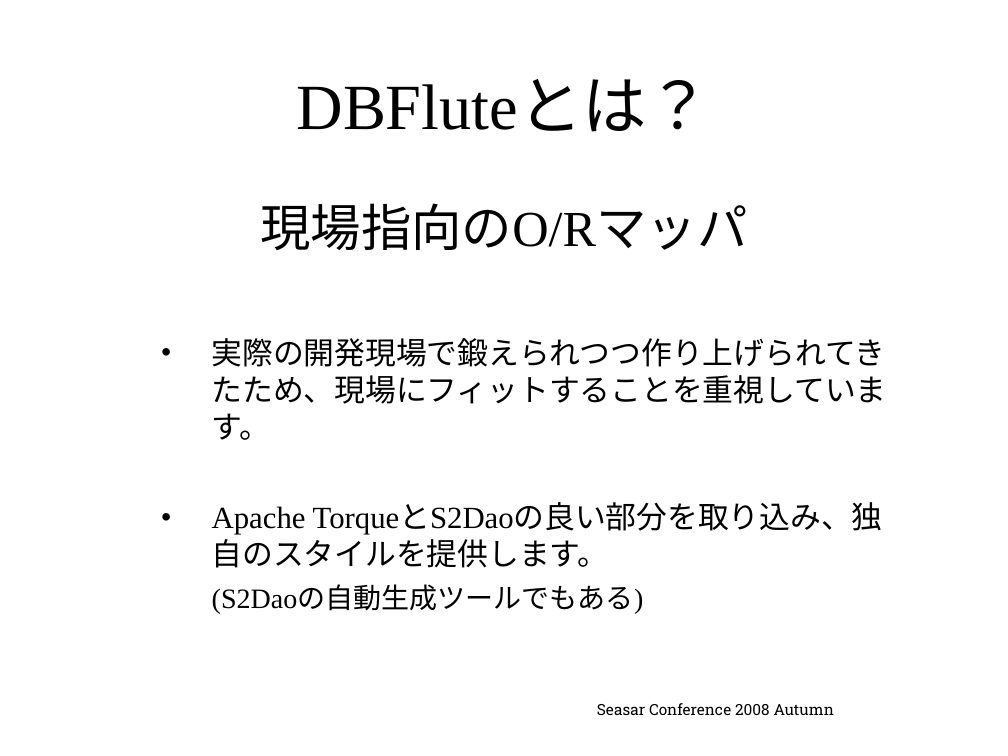
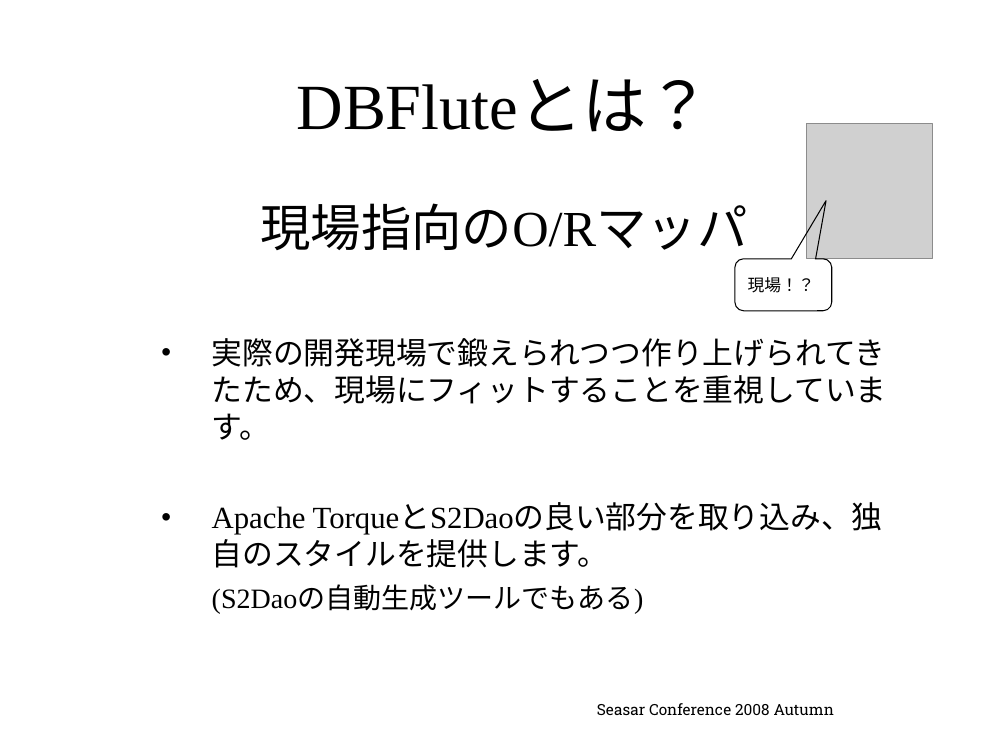
Before and after one commit to seasarorg/dbflute, a slide deck: slide 2 of dbflute/etc/doc/ref/session/resource/GenbaSolution2-sc2008autumn-dbflute.pptx. Drawn at 1008x756 pixels with LibreOffice and Linux fonts; fonts in the diff are those of the drawing; grey boxes stand for pictures; background and template pictures are left out. Boxes give left, top, right and bottom in pixels: in the first picture for what was removed or moved away, otherwise in the second. Text is boxed around its words. In the diff, an @@ line names an element or a change of style, - is before the commit and + after.

Commit message:
Release DBFlute-0.7.9

```diff
--- a/dbflute/etc/doc/ref/session/resource/GenbaSolution2-sc2008autumn-dbflute.pptx
+++ b/dbflute/etc/doc/ref/session/resource/GenbaSolution2-sc2008autumn-dbflute.pptx
@@ picture added at (x1=806, y1=124, x2=932, y2=259) @@
@@ rounded speech box added at (x1=735, y1=259, x2=832, y2=311), outline #000000 0.75 pt, 12 pt, text #000000 @@
+現場！？
```
